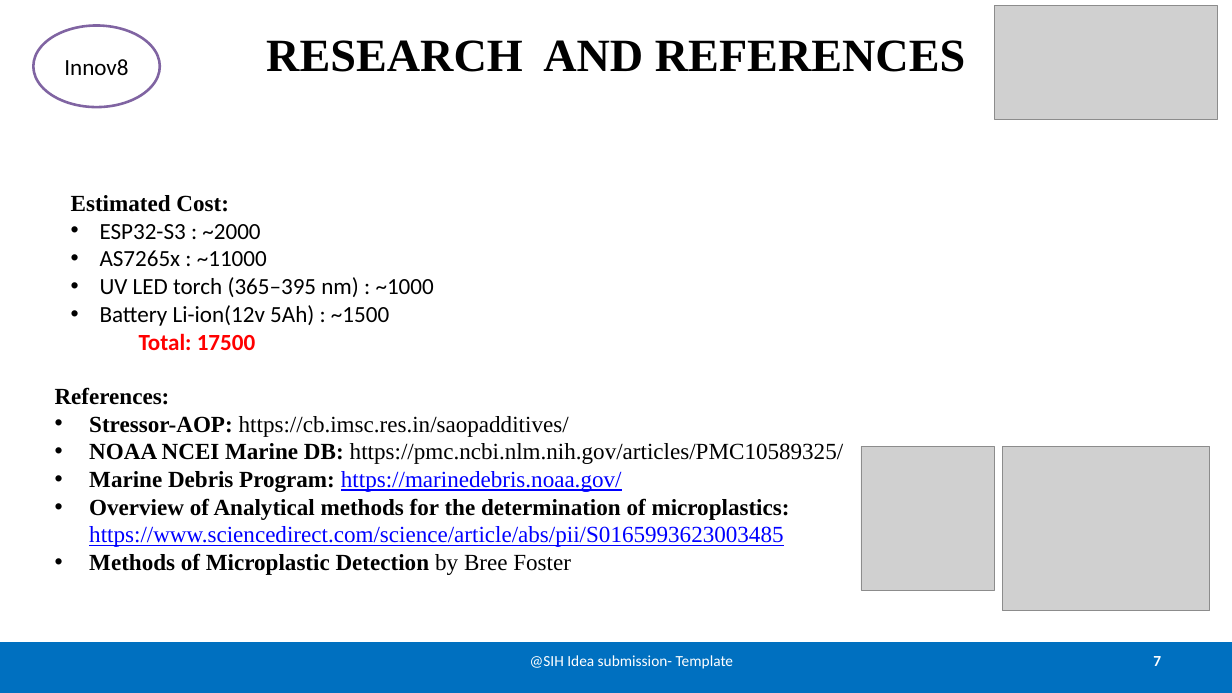
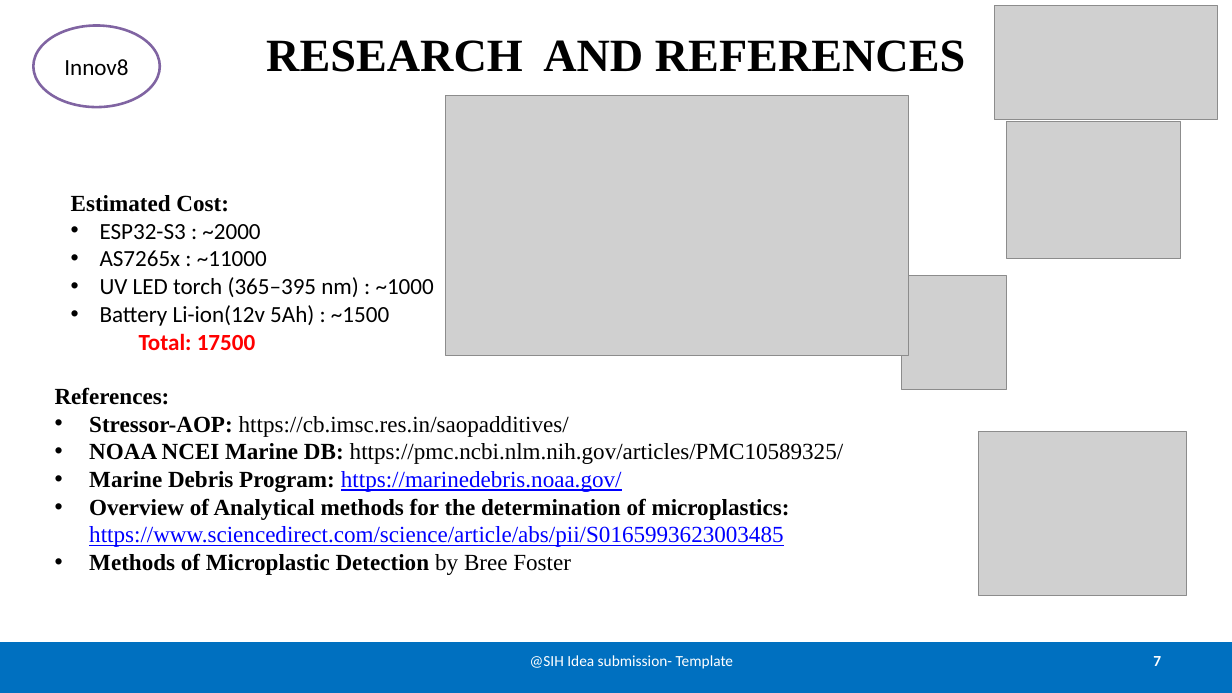
Before and after one commit to sanjaykn8/SIH25, a slide deck: slide 7 of Detector.pptx. Drawn at 1232x693 pixels with LibreOffice and Linux fonts; fonts in the diff are those of the drawing; grey boxes stand for pictures. Boxes give left, top, right and bottom in pixels: in the first picture for what was removed or moved away, otherwise in the second. Text is boxed around its words. In the diff, an @@ line names an element or a change of style, - is before the commit and + after.

```diff
--- a/Detector.pptx
+++ b/Detector.pptx
@@ picture added at (445, 95, 908, 355) @@
@@ picture added at (1007, 122, 1181, 259) @@
@@ picture: place and size @@
-picture at (861, 446, 994, 591)
+picture at (902, 276, 1007, 390)
@@ picture: place and size @@
-picture at (1003, 446, 1211, 611)
+picture at (979, 432, 1187, 596)
```
Also in this commit, not shown: 1 other slide changed, 1 other file.
